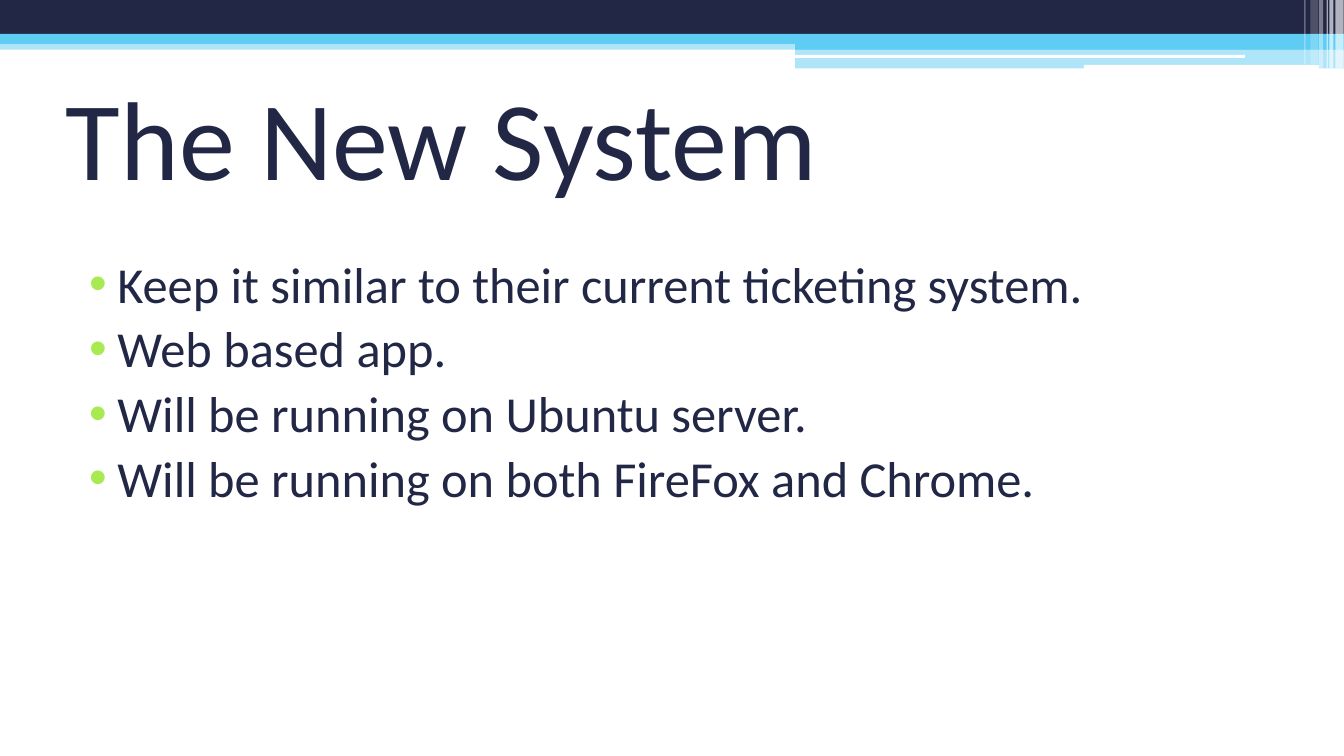
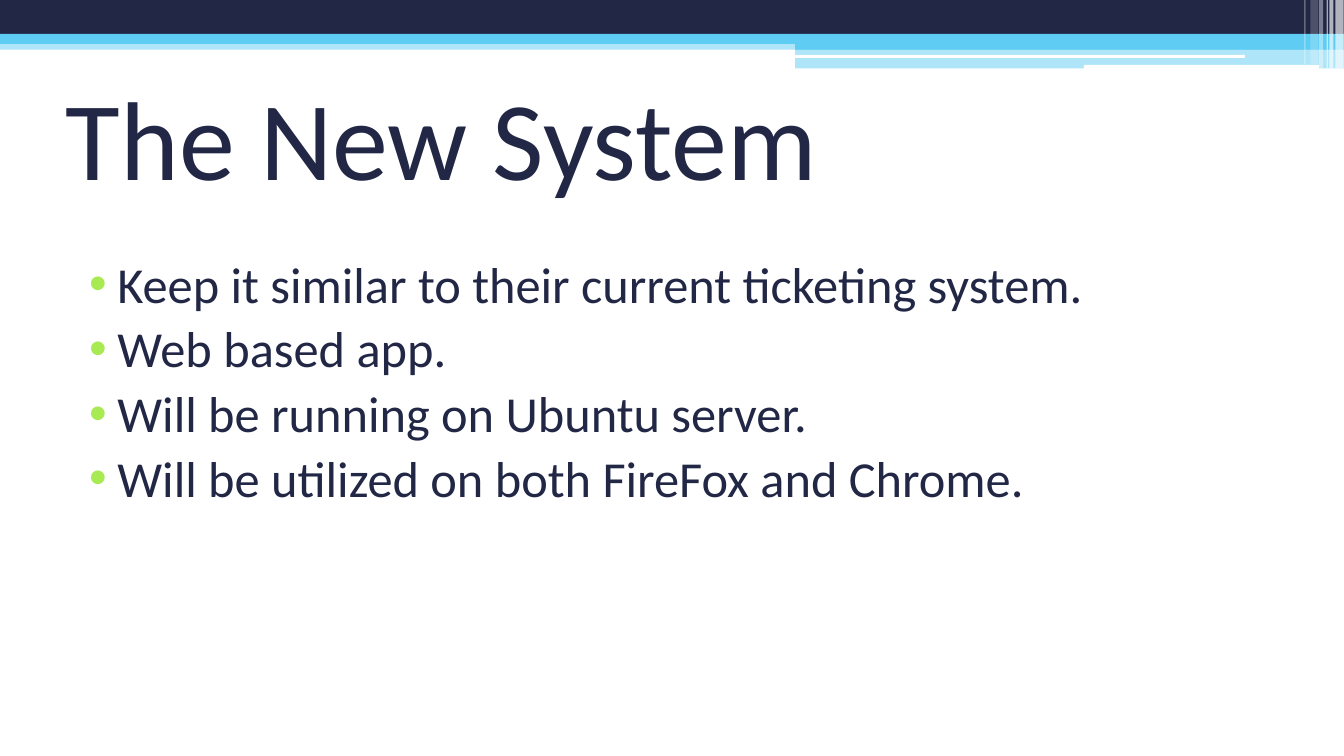
Before and after one commit to sylve0n/CIS260-PowerPoint, a slide deck: slide 4 of PC Repair Clinic Inventory System.pptx. Drawn at 1344x756 pixels with LibreOffice and Linux fonts; fonts in the diff are those of the drawing. Boxes give left, top, right and bottom in pixels: in the first picture for what was removed or moved away, otherwise in the second. Text is boxed around its words. In the diff, an @@ line names an element or a change of style, - is before the commit and + after.

```diff
--- a/PC Repair Clinic Inventory System.pptx
+++ b/PC Repair Clinic Inventory System.pptx
@@ text at (117, 462, 1024, 498): text changed @@
-• Will be running on both FireFox and Chrome.
+• Will be utilized on both FireFox and Chrome.
```
Also in this commit, not shown: 2 other slides changed, 1 other file.
